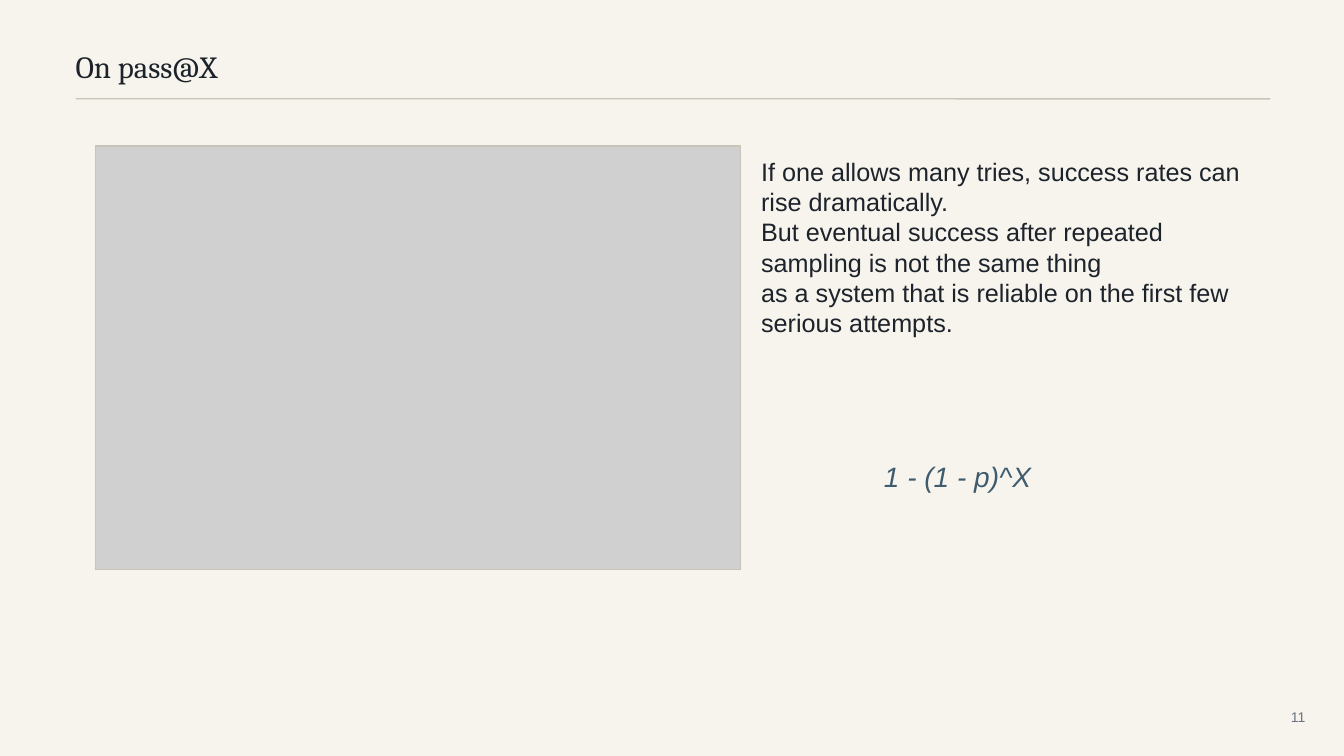
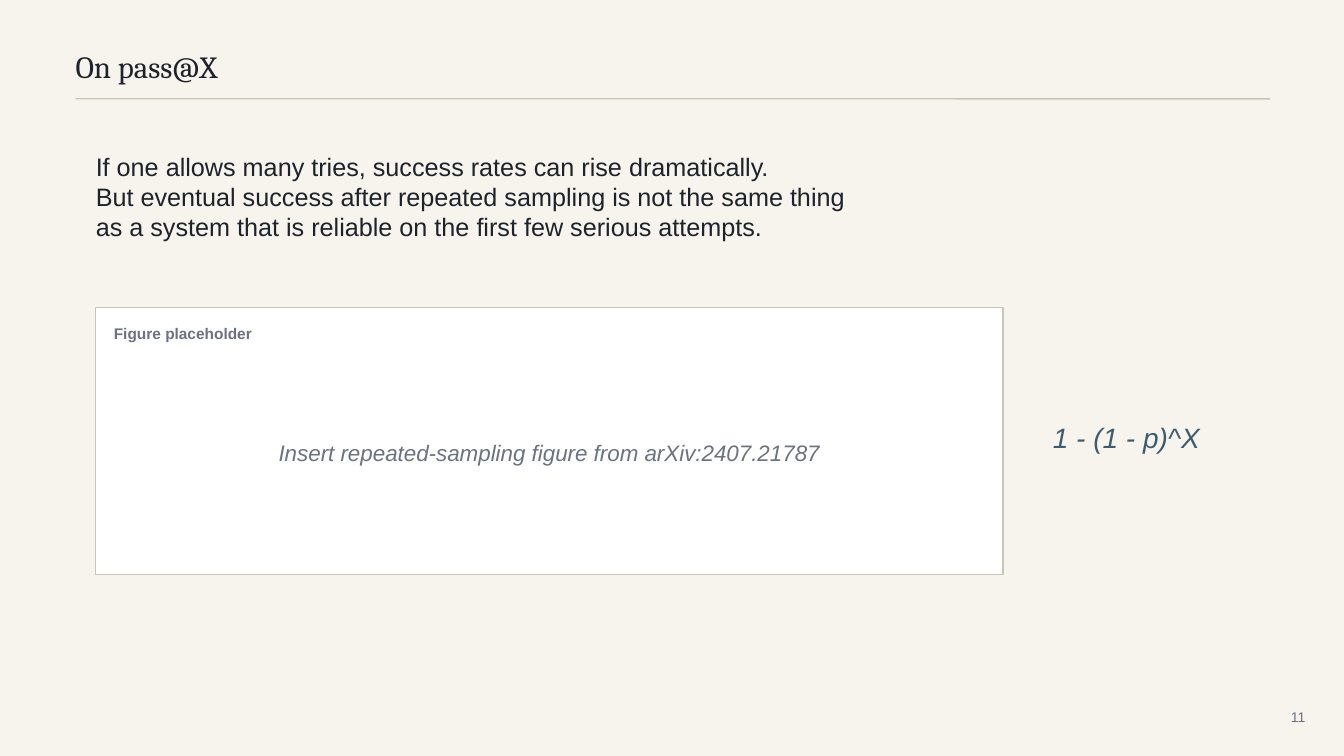
Before and after one commit to mattrobball/2026_03_09-colloquium, a slide deck: slide 11 of deck/should-you-trust-an-ai-mathematician.pptx. Drawn at 1344x756 pixels with LibreOffice and Linux fonts; fonts in the diff are those of the drawing; grey boxes stand for pictures. Boxes give left, top, right and bottom in pixels: in the first picture for what was removed or moved away, otherwise in the second. Text is boxed around its words. In the diff, an @@ line names an element or a change of style, - is before the commit and + after.

Commit message:
Simplify slide layouts and block figures

```diff
--- a/deck/should-you-trust-an-ai-mathematician.pptx
+++ b/deck/should-you-trust-an-ai-mathematician.pptx
@@ picture removed at box(96, 146, 741, 570) @@
@@ text "If one allows many tries, ..." rewrapped from box(761, 162, 1240, 338) to box(96, 157, 845, 242) @@
@@ rectangle: place and size @@
-rectangle at box(96, 146, 741, 570)
+rectangle at box(96, 308, 1003, 575)
@@ rectangle at box(96, 308, 1003, 575): fill none to #FFFFFF @@
@@ text added at box(114, 328, 252, 342), 11 pt, text #6B7280, bold @@
+Figure placeholder
@@ text "1 - (1 - p)^X": place and size @@
-text "1 - (1 - p)^X" at box(884, 466, 1031, 492)
+text "1 - (1 - p)^X" at box(1053, 427, 1200, 453)
@@ text added at box(279, 445, 820, 466), 16 pt, text #6B7280, italic @@
+Insert repeated-sampling figure from arXiv:2407.21787
```
Also in this commit, not shown: 13 other slides changed, 2 other files.
